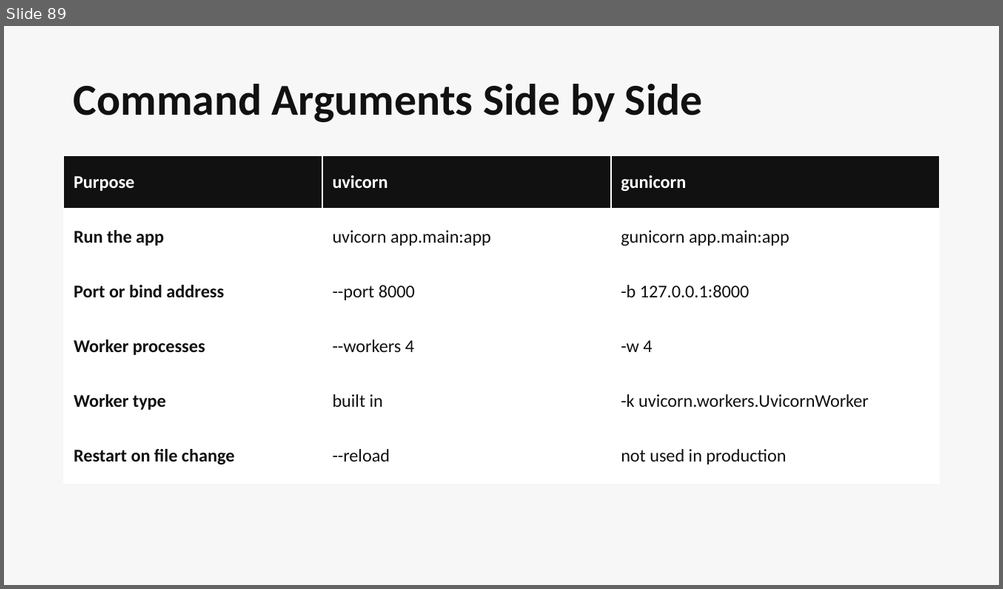
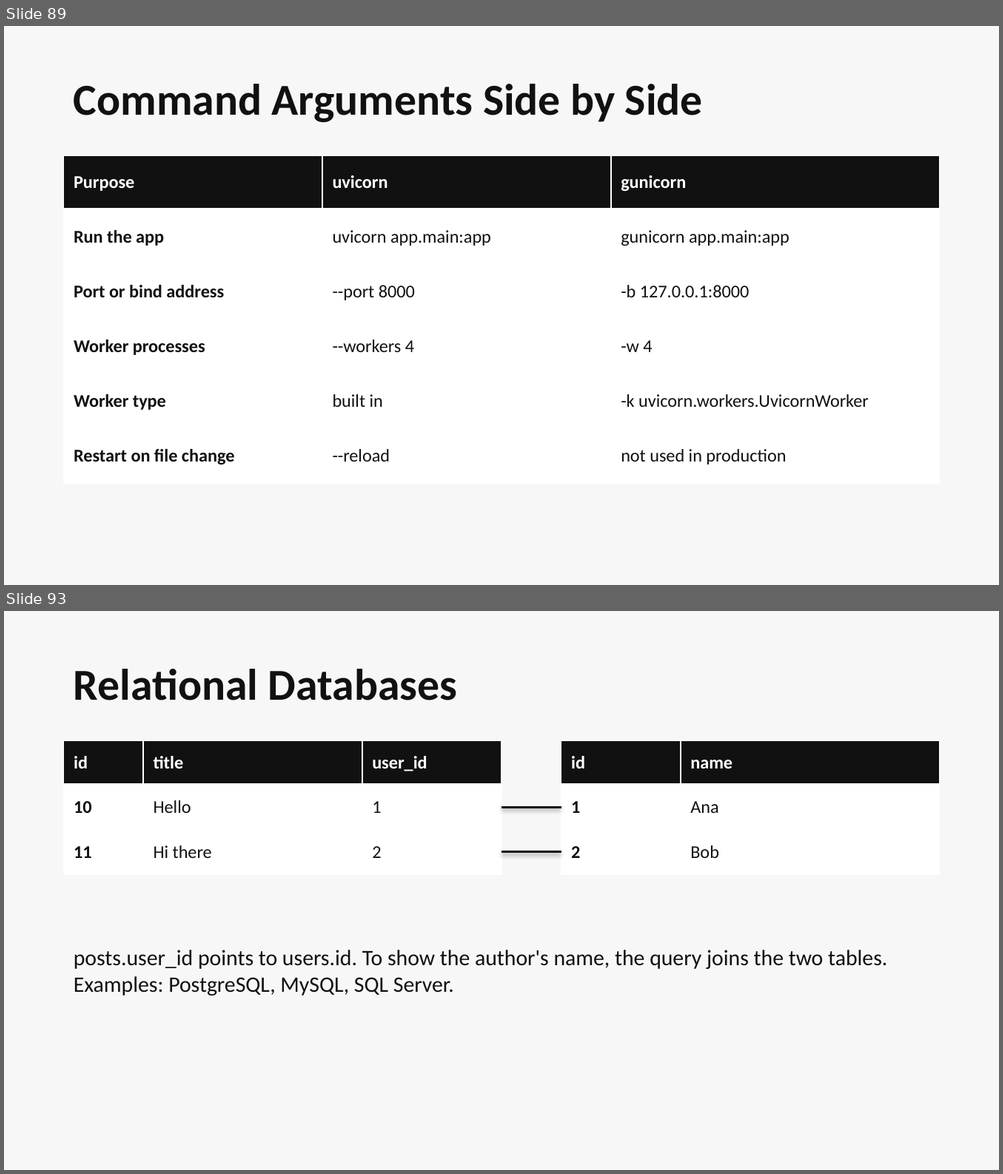
Before and after one commit to tusharvaswani714/backend-course, a slide deck: backend-course.pptx. Shown one above the other, each under a label of ours: slide 89 before the commit, slides 89 and 93 after it; the slides between them are not shown. The pictures are 1003x589 and 1003x1174 pixels, drawn with LibreOffice and Linux fonts; fonts in the diff are those of the drawing. Boxes give left, top, right and bottom in pixels: in the first picture for what was removed or moved away, otherwise in the second. Text is boxed around its words. In the diff, an @@ line names an element or a change of style, - is before the commit and + after.

```diff
--- a/backend-course.pptx
+++ b/backend-course.pptx
@@ slide 93 added at <box>4,611,999,1170</box>, background #F7F7F7 @@
@@ text added at <box>74,669,457,701</box>, 32 pt, text #111111, bold @@
+Relational Databases
@@ table added at <box>64,741,501,874</box>, 3 rows, 3 columns @@
+id | title | user_id
+10 | Hello | 1
+11 | Hi there | 2
@@ table added at <box>561,741,939,874</box>, 3 rows, 2 columns @@
+id | name
+1 | Ana
+2 | Bob
@@ line added from (501, 808) to (561, 808), #111111 1.5 pt @@
@@ line added from (501, 851) to (561, 851), #111111 1.5 pt @@
@@ text added at <box>74,950,887,996</box>, 16 pt, text #111111 @@
+posts.user_id points to users.id. To show the author's name, the query joins the two tables.
+Examples: PostgreSQL, MySQL, SQL Server.
```
Also in this commit, not shown: 1 slide changed, 70 other slides added, 2 other files.
